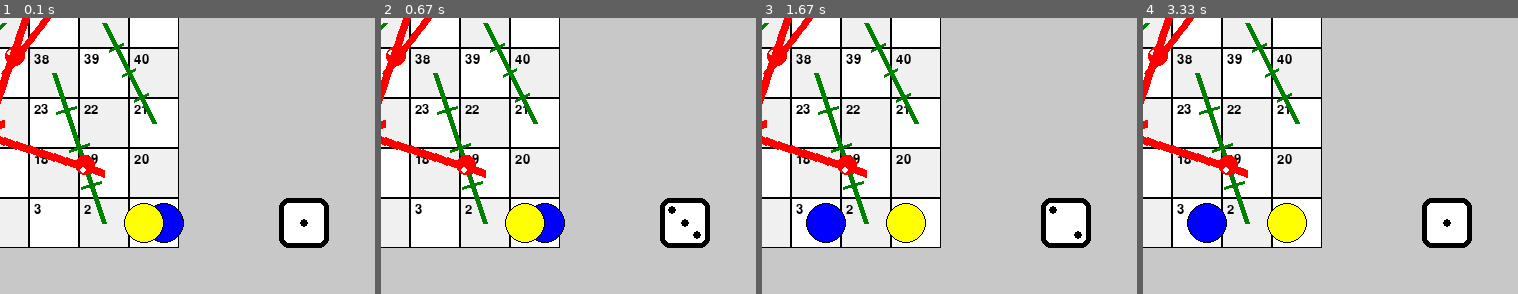
Above: before the commit, frames 1-4 (left to right).
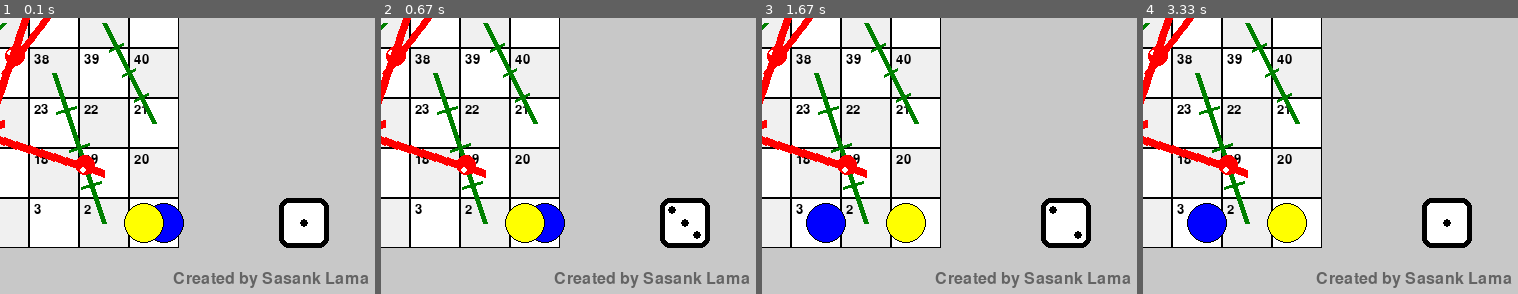
Above: after the commit, the same moments.

Repository: Sasank-5716/Pygames
Game: pygame game, started from Snake And Ladder/snake_and_ladder.py
Two runs of this game, one before a commit and one after it. Both use one fixed random seed, a clock stepped at 60 frames per second and the inputs below.
Inputs (mouse positions are % of the whole screen's width and height, from its top left):
- Up to frame 1 (0.1 s): no input
- Up to frame 2 (0.67 s): click (91, 87) at 0.38 s
- Up to frame 3 (1.67 s): no input
- Up to frame 4 (3.33 s): click (87, 87) at 3.22 s
The pictures show only the part of the screen within x 50-100%, y 50-100%; the shares and areas given below are measured in that part.

The runs differ from the first frame. In frame 1, 1.0% of the frame differs, in the area x 46-99%, y 92-98%; in frame 2, 1.0%; in frame 3, 1.0%; in frame 4, 1.0%.

Commit message:
Add logo

Diff:
--- a/Snake And Ladder/snake_and_ladder.py
+++ b/Snake And Ladder/snake_and_ladder.py
@@ -335,5 +335,10 @@
     turn_text = font.render(f"{current_player}'s Turn", True, BLACK)
     screen.blit(turn_text, (50, HEIGHT - 50))
 
+    font_credit = pygame.font.SysFont(None, 24)
+    credit_text = font_credit.render("Created by Sasank Lama", True, (100, 100, 100))
+    credit_rect = credit_text.get_rect(bottomright=(WIDTH - 10, HEIGHT - 10))
+    screen.blit(credit_text, credit_rect)
+
     pygame.display.flip()
     clock.tick(30)
